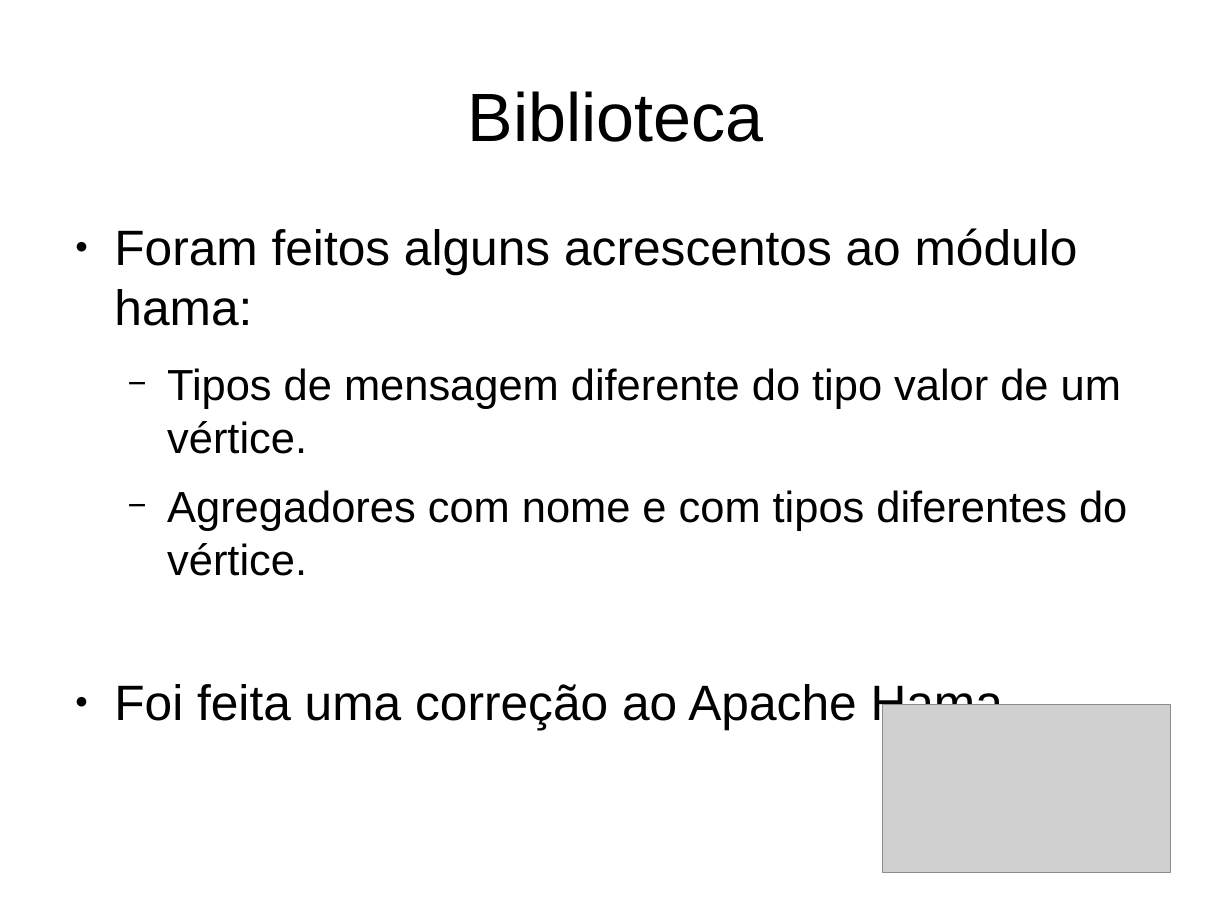
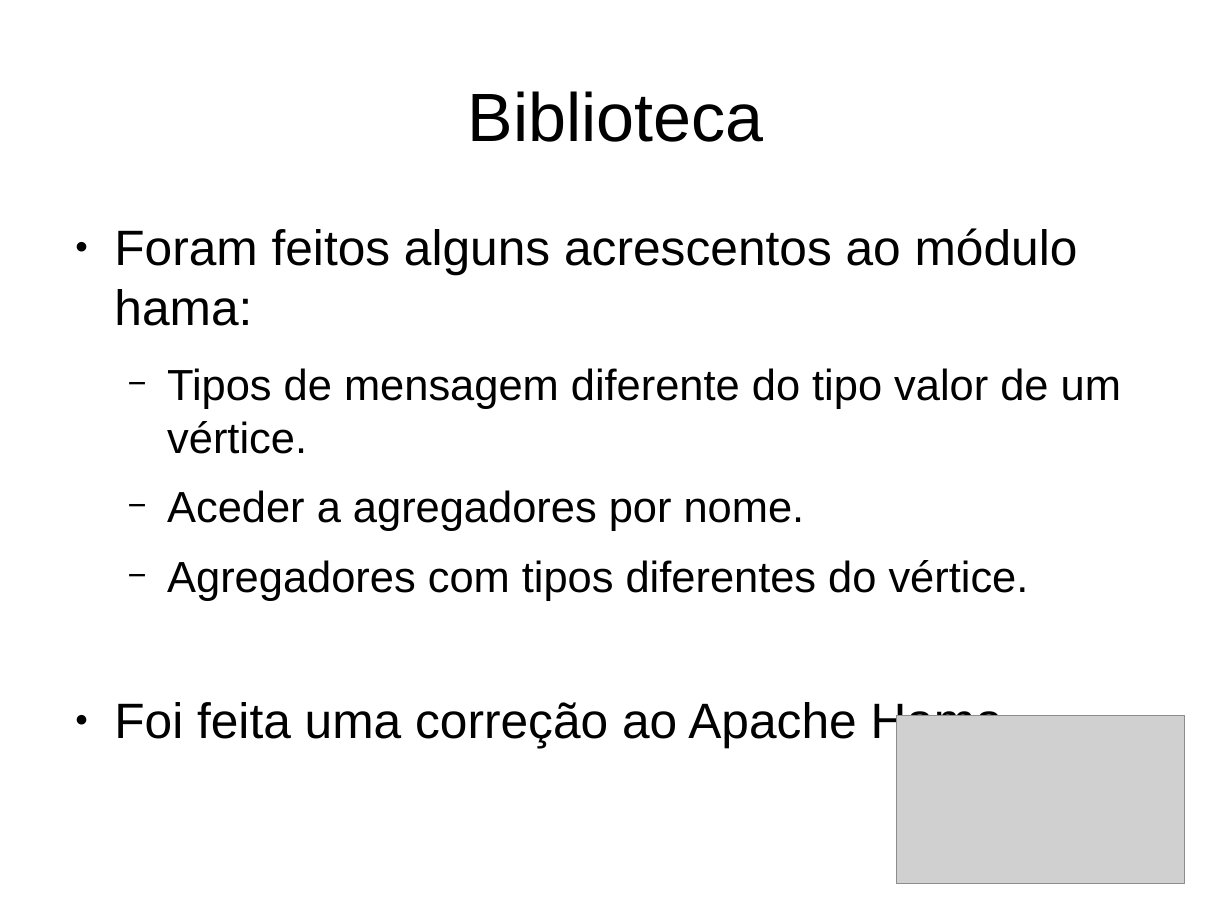
Before and after one commit to andremota/Distributed-Graph-Processing, a slide deck: slide 9 of docs/apresentação/00.odp. Drawn at 1232x924 pixels with LibreOffice and Linux fonts; fonts in the diff are those of the drawing; grey boxes stand for pictures. Boxes give left, top, right and bottom in pixels: in the first picture for what was removed or moved away, otherwise in the second. Text is boxed around its words. In the diff, an @@ line names an element or a change of style, - is before the commit and + after.

Commit message:
Changed bilbio presentation.

```diff
--- a/docs/apresentação/00.odp
+++ b/docs/apresentação/00.odp
@@ text at [167,490,1029,601]: text changed @@
-  − Agregadores com nome e com tipos diferentes do vértice.
+  − Aceder a agregadores por nome.
+  − Agregadores com tipos diferentes do vértice.
@@ picture: place and size @@
-picture at [883,704,1171,872]
+picture at [898,715,1185,883]
```
